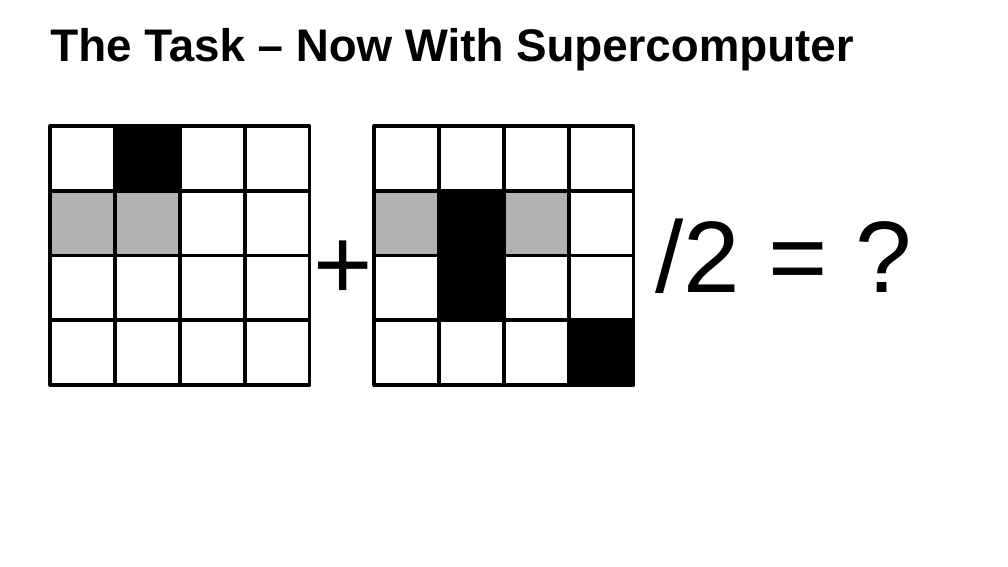
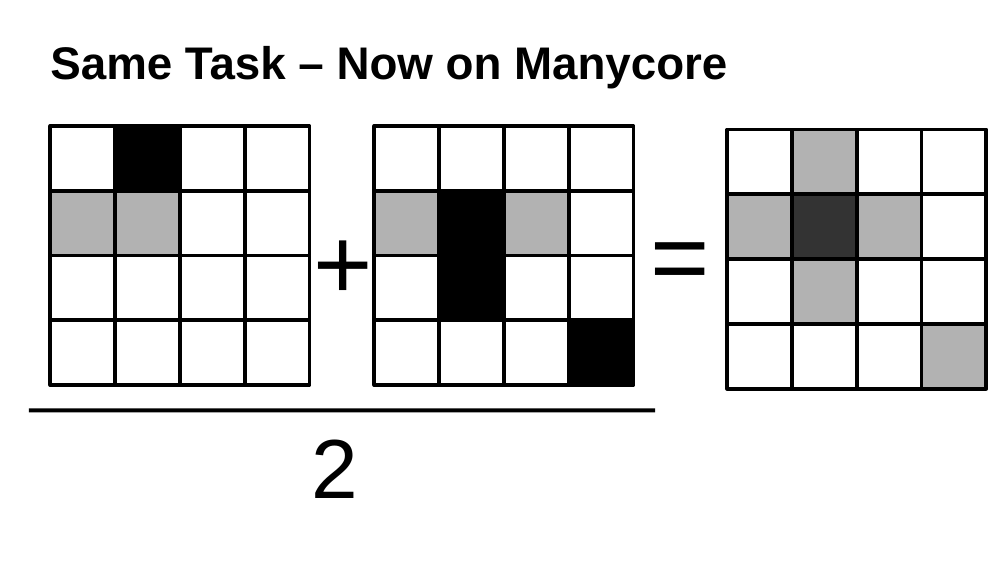
Before and after one commit to ax3l/datenspuren_2016, a slide deck: slide 28 of Slides.odp (slide 29 before the commit). Drawn at 1008x567 pixels with LibreOffice and Linux fonts; fonts in the diff are those of the drawing; background and template pictures are left out. Boxes give left, top, right and bottom in pixels: in the first picture for what was removed or moved away, otherwise in the second. Text is boxed around its words. In the diff, an @@ line names an element or a change of style, - is before the commit and + after.

```diff
--- a/Slides.odp
+++ b/Slides.odp
@@ title at box(50, 46, 727, 89): text changed @@
-The Task – Now With Supercomputer
+Same Task – Now on Manycore
@@ rectangle added at box(727, 130, 792, 195), fill #FFFFFF, outline #000000 3 pt @@
@@ rectangle added at box(792, 130, 857, 195), fill #B2B2B2, outline #000000 3 pt @@
@@ rectangle added at box(857, 130, 922, 195), fill #FFFFFF, outline #000000 3 pt @@
@@ rectangle added at box(922, 130, 987, 195), fill #FFFFFF, outline #000000 3 pt @@
@@ rectangle added at box(727, 195, 792, 260), fill #B2B2B2, outline #000000 3 pt @@
@@ rectangle added at box(792, 195, 857, 260), fill #333333, outline #000000 3 pt @@
@@ rectangle added at box(857, 195, 922, 260), fill #B2B2B2, outline #000000 3 pt @@
@@ rectangle added at box(922, 195, 987, 260), fill #FFFFFF, outline #000000 3 pt @@
@@ text added at box(645, 220, 717, 284), 80 pt, text #000000 @@
+=
@@ rectangle added at box(727, 259, 792, 324), fill #FFFFFF, outline #000000 3 pt @@
@@ rectangle added at box(792, 259, 857, 324), fill #B2B2B2, outline #000000 3 pt @@
@@ rectangle added at box(857, 259, 922, 324), fill #FFFFFF, outline #000000 3 pt @@
@@ rectangle added at box(922, 259, 987, 324), fill #FFFFFF, outline #000000 3 pt @@
@@ rectangle added at box(727, 324, 792, 389), fill #FFFFFF, outline #000000 3 pt @@
@@ rectangle added at box(792, 324, 857, 389), fill #FFFFFF, outline #000000 3 pt @@
@@ rectangle added at box(857, 324, 922, 389), fill #FFFFFF, outline #000000 3 pt @@
@@ rectangle added at box(922, 324, 987, 389), fill #B2B2B2, outline #000000 3 pt @@
@@ line added from (28, 411) to (656, 411), #000000 3.12 pt @@
@@ text "2" at box(311, 439, 358, 498): vertical alignment middle to top @@
@@ text at box(311, 439, 358, 498): text changed; size 80 to 66 pt @@
-/2 = ?
+2
```
Also in this commit, not shown: 18 other slides changed, 10 slides added, 5 slides removed.
